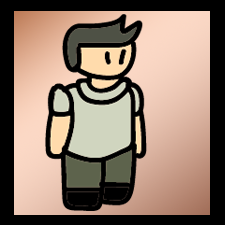
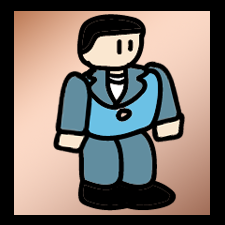
Layer changes from the first (225, 225) image to the second:
renamed "Layer 1" to "Layer 7", showed it, moved it above "Layer 6", painted on it over box(50, 14, 186, 211)
hid "Layer 6", painted on it over box(45, 14, 166, 211)
